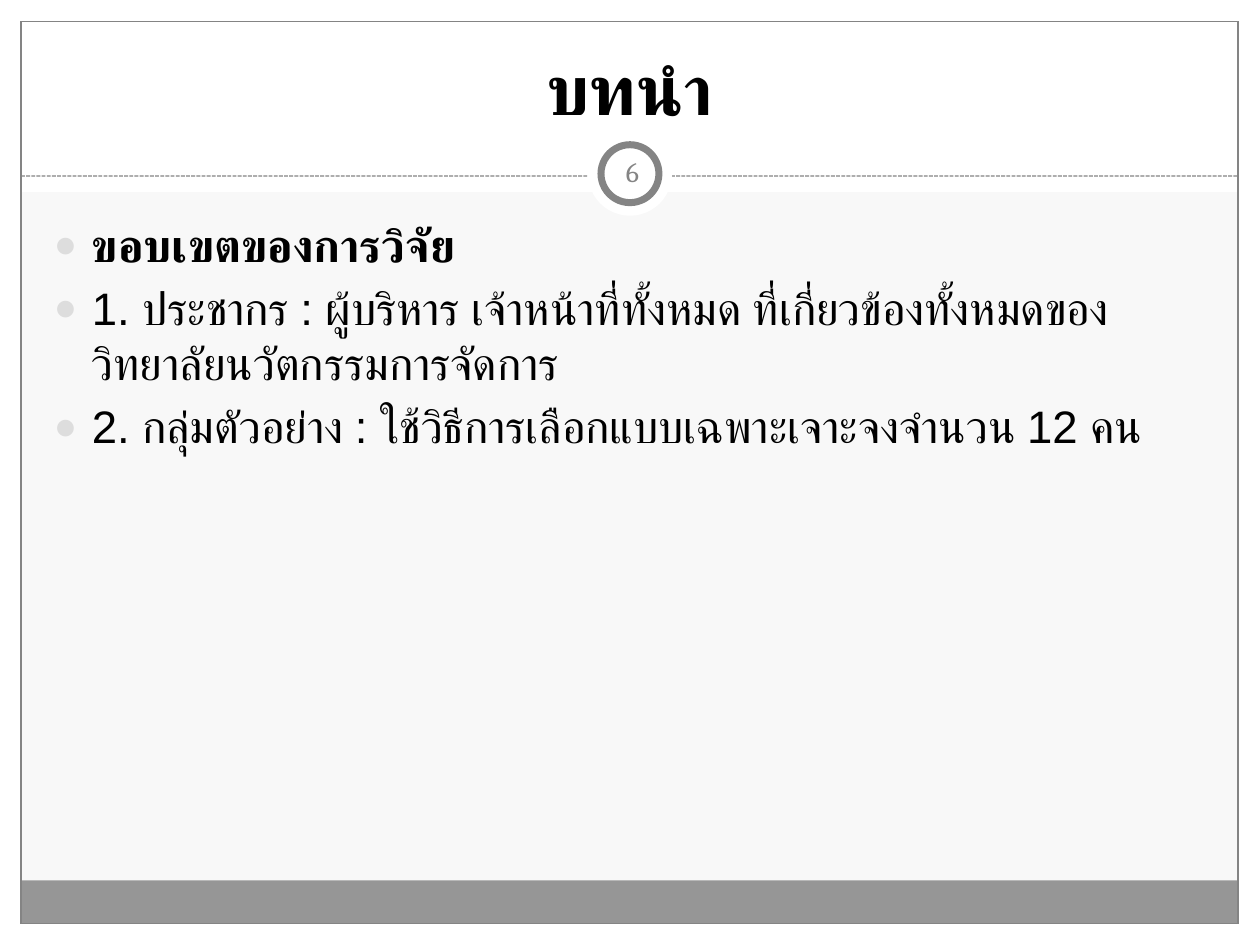
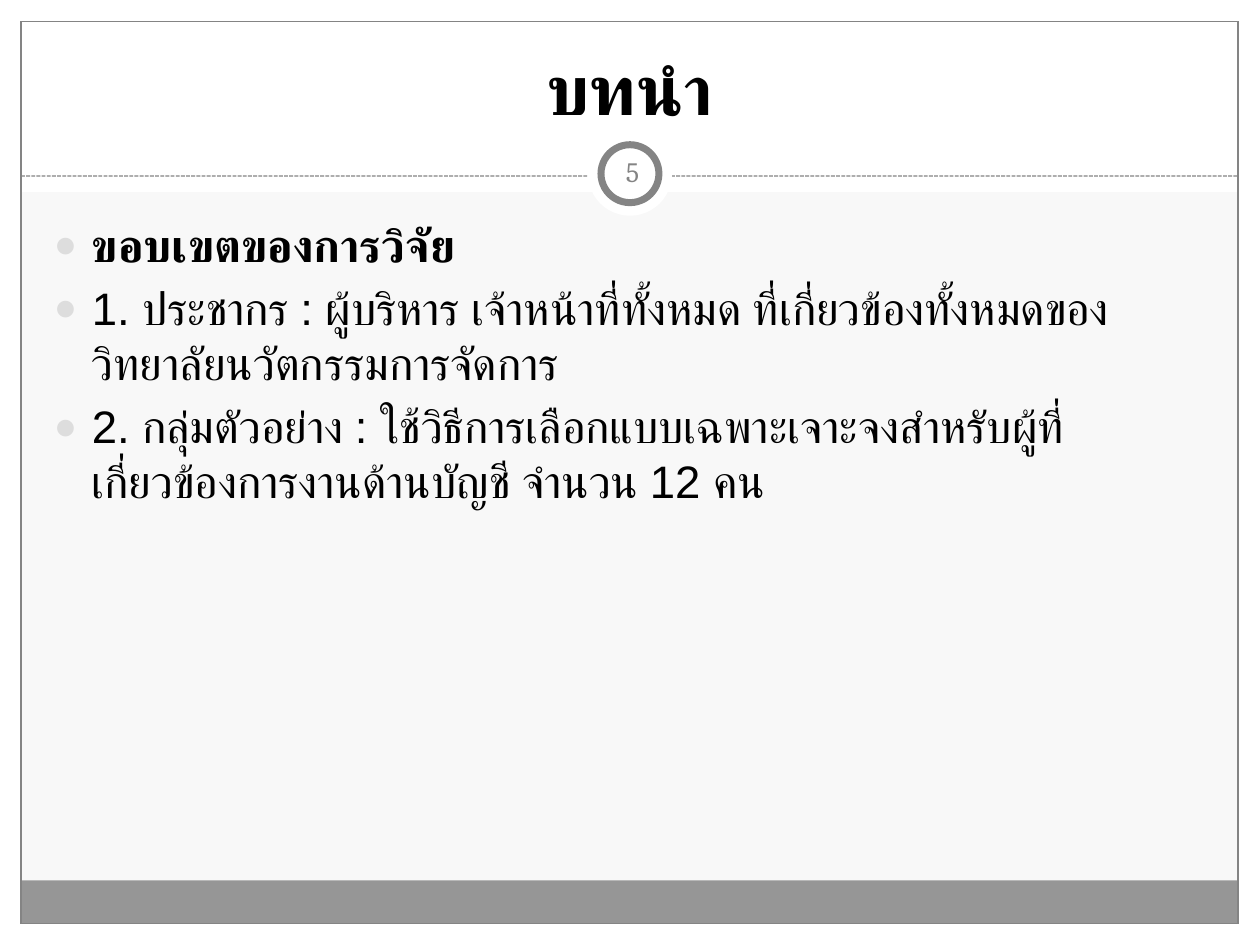
Before and after one commit to Tanandara/research, a slide deck: slide 5 of ฐานันดร์(โปรแกรมบัญชี RCIM)-Workshop (MBA).pptx (slide 6 before the commit). Drawn at 1260x945 pixels with LibreOffice and Linux fonts; fonts in the diff are those of the drawing. Boxes give left, top, right and bottom in pixels: in the first picture for what was removed or moved away, otherwise in the second. Text is boxed around its words. In the diff, an @@ line names an element or a change of style, - is before the commit and + after.

```diff
--- a/ฐานันดร์(โปรแกรมบัญชี RCIM)-Workshop (MBA).pptx
+++ b/ฐานันดร์(โปรแกรมบัญชี RCIM)-Workshop (MBA).pptx
@@ page number at box(626, 163, 639, 182): text changed @@
-6
+5
@@ text at box(92, 408, 1063, 511): text changed @@
-● 2. กลุ่มตัวอย่าง : ใช้วิธีการเลือกแบบเฉพาะเจาะจงจำนวน 12 คน
+● 2. กลุ่มตัวอย่าง : ใช้วิธีการเลือกแบบเฉพาะเจาะจงสำหรับผู้ที่เกี่ยวข้องการงานด้านบัญชี จำนวน 12 คน
```
Also in this commit, not shown: 5 other slides changed, 9 slides removed, 1 other file.
